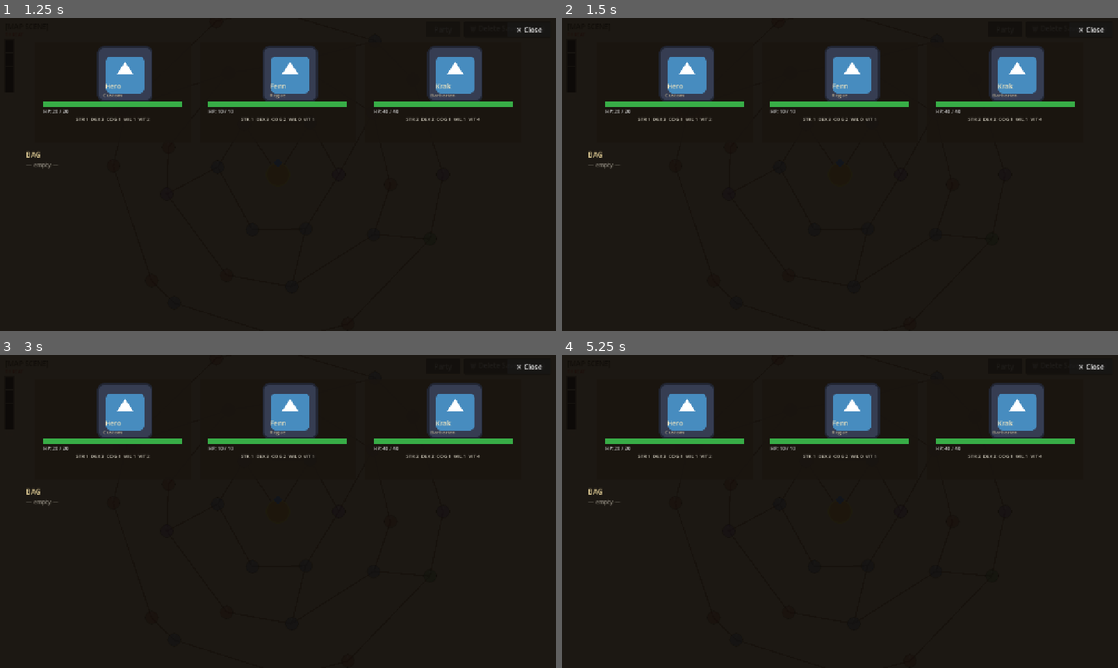
Above: before the commit, frames 1-4 (two rows, left to right).
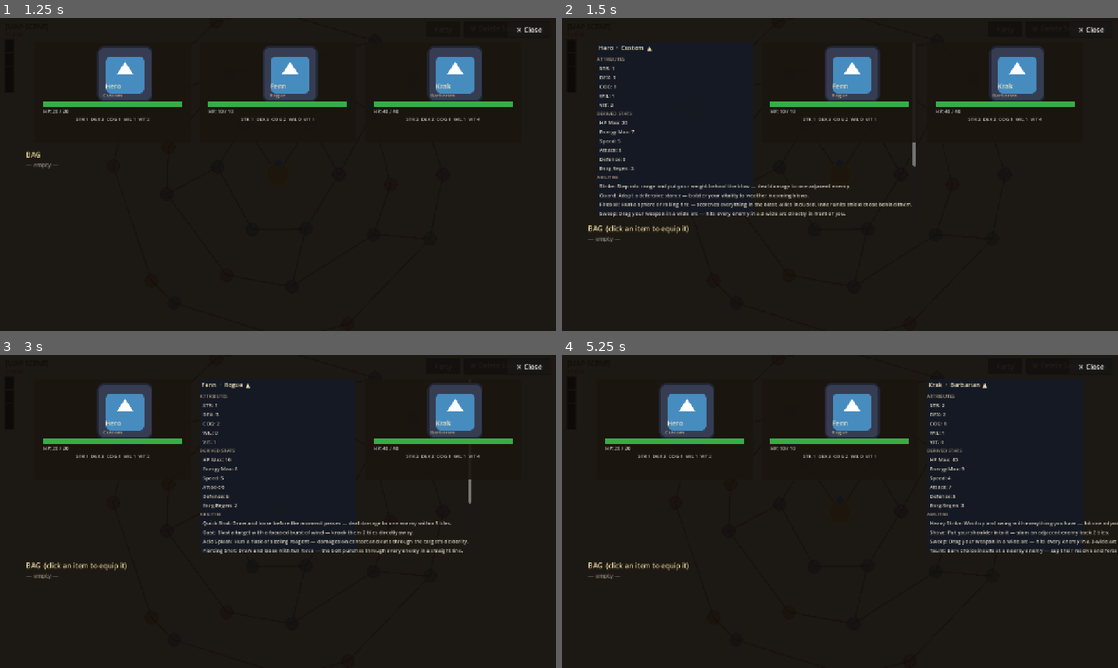
Above: after the commit, the same moments.

Repository: caleb-the-dev/RogueFinder
Game: Godot game, scene res://main.tscn
The game is run twice, just before and just after one commit, with the same random seed, the same clock (stepped at 60 frames per second) and the same inputs. The engine's default icon, where the game draws it, is replaced by a stand-in: a white triangle on a blue panel in a dark square.
Inputs (mouse positions are in pixels of both pictures, inside the frame that each line leads up to):
- Up to frame 1 (1.25 s): click "Party" at 0.5 s
- Up to frame 2 (1.5 s): click (673, 93) at 1.27 s
- Up to frame 3 (3 s): click "Party" (after the commit: "Hero · Custom ▲") at 2 s; click (278, 430) at 2.77 s
- Up to frame 4 (5.25 s): click "Party" (after the commit: "Fenn · Rogue ▲") at 3.5 s; click "★" at 4.25 s; click (1006, 430) at 5.02 s

Frame 1 is identical in both runs. In frame 2, 4.6% of the frame differs, in the area x 4-64%, y 8-72%; in frame 3, 4.6%; in frame 4, 4.2%.

Commit message:
feat(ui): party sheet slice 6 — detail pane + equip/unequip
Clicking a party card now expands it to a scrollable detail pane showing
all 5 base attributes, 6 derived stats, 4 ability slots, 3 equipment slot
buttons, and 1 consumable slot button. Inventory bag items become equip
buttons when a living member's pane is open; equip displaces the current
occupant back to bag. Clicking a filled slot unequips back to bag. Dead
members show the detail read-only (buttons disabled, pane greyed).

All mutations write directly to GameState.party[i]. Save is deferred to
the next map travel. _rebuild() is the sole re-render path.

Only file changed: rogue-finder/scripts/party/PartySheet.gd

Co-Authored-By: Claude Sonnet 4.6 <noreply@anthropic.com>

Diff:
--- a/rogue-finder/scripts/party/PartySheet.gd
+++ b/rogue-finder/scripts/party/PartySheet.gd
@@ -2,18 +2,22 @@
 extends CanvasLayer
 
 ## --- PartySheet ---
-## Full-screen read-only overlay showing party cards + inventory bag.
+## Full-screen overlay showing party cards + inventory bag.
 ## Opened from the "Party" button in MapManager UI chrome.
 ## Layer 20 — above map UI and combat UI (layer 15).
+## S21: cards are clickable; opens a detail pane with equip/unequip actions.
 
 const VIEWPORT_W: float  = 1280.0
 const VIEWPORT_H: float  = 720.0
 const CARD_W: float      = 360.0
 const CARD_H: float      = 230.0
+const DETAIL_H: float    = 400.0
 const PORTRAIT_SZ: float = 72.0
 const CARD_GAP: float    = 20.0
 
 var _content_root: Control = null
+## Index of the party member whose detail pane is open; -1 = none.
+var _detail_open: int = -1
 
 func _ready() -> void:
 	layer = 20
@@ -54,23 +58,33 @@
 	close_btn.pressed.connect(hide_sheet)
 	root.add_child(close_btn)
 
-	# Party cards — top half, 3 side-by-side
+	# Party cards — 3 side-by-side; one may expand to a detail pane
 	var total_w: float = 3.0 * CARD_W + 2.0 * CARD_GAP
 	var cards_left: float = (VIEWPORT_W - total_w) * 0.5
 	var cards_top: float  = 55.0
+	var section_h: float  = CARD_H
+
 	for i in range(3):
 		var member: CombatantData = GameState.party[i] if i < GameState.party.size() else null
 		var card_pos := Vector2(cards_left + float(i) * (CARD_W + CARD_GAP), cards_top)
-		_build_party_card(root, member, card_pos)
-
-	# Inventory — bottom half
-	var inv_top: float = cards_top + CARD_H + 18.0
+		if i == _detail_open:
+			_build_detail_pane(root, member, card_pos, i)
+			section_h = DETAIL_H
+		else:
+			_build_party_card(root, member, card_pos, i)
+
+	# Inventory — below the tallest section (card or detail pane)
+	var inv_top: float = cards_top + section_h + 18.0
+	# can_equip: inventory items act as equip buttons only for a living, open member
+	var can_equip: bool = _detail_open >= 0 \
+		and _detail_open < GameState.party.size() \
+		and not GameState.party[_detail_open].is_dead
 	_build_inventory(root, Vector2(60.0, inv_top),
-			Vector2(VIEWPORT_W - 120.0, VIEWPORT_H - inv_top - 16.0))
-
-## --- Party Card ---
-
-func _build_party_card(parent: Control, member: CombatantData, pos: Vector2) -> void:
+			Vector2(VIEWPORT_W - 120.0, VIEWPORT_H - inv_top - 16.0), can_equip)
+
+## --- Party Card (overview) ---
+
+func _build_party_card(parent: Control, member: CombatantData, pos: Vector2, idx: int) -> void:
 	var card := ColorRect.new()
 	card.color = Color(0.10, 0.08, 0.06, 0.90)
 	card.size = Vector2(CARD_W, CARD_H)
@@ -87,7 +101,7 @@
 
 	var y: float = 10.0
 
-	# Portrait — fall back to Godot icon (CombatantData.portrait is null on all current archetypes)
+	# Portrait — fall back to Godot icon
 	var portrait := TextureRect.new()
 	portrait.texture = member.portrait if member.portrait != null \
 			else (load("res://icon.svg") as Texture2D)
@@ -120,7 +134,7 @@
 	card.add_child(class_lbl)
 	y += 22.0
 
-	# HP bar track
+	# HP bar
 	var bar_w: float   = CARD_W - 40.0
 	var bar_h: float   = 12.0
 	var bar_x: float   = 20.0
@@ -164,7 +178,7 @@
 	attrs_lbl.add_theme_color_override("font_color", Color(0.80, 0.78, 0.72))
 	card.add_child(attrs_lbl)
 
-	# Dead state — grey card, add DEFEATED stamp to parent so it isn't greyed
+	# Dead state — grey card, DEFEATED stamp above the card
 	if member.is_dead:
 		card.modulate = Color(0.5, 0.5, 0.5, 1.0)
 		var stamp := Label.new()
@@ -176,11 +190,140 @@
 		stamp.add_theme_color_override("font_color", Color(0.72, 0.12, 0.08))
 		parent.add_child(stamp)
 
+	# Transparent click-catcher — on top of all card content, opens detail pane
+	var click_btn := Button.new()
+	click_btn.flat = true
+	click_btn.size = Vector2(CARD_W, CARD_H)
+	click_btn.position = Vector2.ZERO
+	click_btn.add_theme_stylebox_override("normal", StyleBoxEmpty.new())
+	click_btn.add_theme_stylebox_override("hover", StyleBoxEmpty.new())
+	click_btn.add_theme_stylebox_override("pressed", StyleBoxEmpty.new())
+	click_btn.add_theme_stylebox_override("focus", StyleBoxEmpty.new())
+	click_btn.pressed.connect(func(): _toggle_detail(idx))
+	card.add_child(click_btn)
+
+## --- Detail Pane (expanded card) ---
+
+func _build_detail_pane(parent: Control, member: CombatantData, pos: Vector2, idx: int) -> void:
+	var pane := ColorRect.new()
+	pane.color = Color(0.08, 0.10, 0.14, 0.95)
+	pane.size = Vector2(CARD_W, DETAIL_H)
+	pane.position = pos
+	parent.add_child(pane)
+
+	var is_dead: bool = member != null and member.is_dead
+
+	if is_dead:
+		pane.modulate = Color(0.5, 0.5, 0.5, 1.0)
+
+	# Scrollable content
+	var scroll := ScrollContainer.new()
+	scroll.size = Vector2(CARD_W, DETAIL_H)
+	scroll.horizontal_scroll_mode = ScrollContainer.SCROLL_MODE_DISABLED
+	scroll.vertical_scroll_mode = ScrollContainer.SCROLL_MODE_AUTO
+	pane.add_child(scroll)
+
+	var vbox := VBoxContainer.new()
+	vbox.size_flags_horizontal = Control.SIZE_EXPAND_FILL
+	# 6px narrower than pane to leave room for the scrollbar
+	vbox.custom_minimum_size = Vector2(CARD_W - 6.0, 0.0)
+	scroll.add_child(vbox)
+
+	# Header — click to collapse
+	var header_btn := Button.new()
+	header_btn.text = "%s  ·  %s  ▲" % [member.character_name, member.unit_class]
+	header_btn.flat = true
+	header_btn.alignment = HORIZONTAL_ALIGNMENT_LEFT
+	header_btn.custom_minimum_size = Vector2(CARD_W - 6.0, 28.0)
+	header_btn.add_theme_font_size_override("font_size", 14)
+	header_btn.add_theme_color_override("font_color", Color(0.95, 0.90, 0.75))
+	header_btn.pressed.connect(func(): _toggle_detail(idx))
+	vbox.add_child(header_btn)
+
+	# --- Base Attributes ---
+	_detail_section(vbox, "ATTRIBUTES")
+	_detail_row(vbox, "STR", str(member.strength))
+	_detail_row(vbox, "DEX", str(member.dexterity))
+	_detail_row(vbox, "COG", str(member.cognition))
+	_detail_row(vbox, "WIL", str(member.willpower))
+	_detail_row(vbox, "VIT", str(member.vitality))
+
+	# --- Derived Stats ---
+	_detail_section(vbox, "DERIVED STATS")
+	_detail_row(vbox, "HP Max",      str(member.hp_max))
+	_detail_row(vbox, "Energy Max",  str(member.energy_max))
+	_detail_row(vbox, "Speed",       str(member.speed))
+	_detail_row(vbox, "Attack",      str(member.attack))
+	_detail_row(vbox, "Defense",     str(member.defense))
+	_detail_row(vbox, "Enrg Regen",  str(member.energy_regen))
+
+	# --- Abilities ---
+	_detail_section(vbox, "ABILITIES")
+	for ability_id: String in member.abilities:
+		if ability_id == "":
+			_detail_row(vbox, "—", "empty —")
+		else:
+			var ab: AbilityData = AbilityLibrary.get_ability(ability_id)
+			_detail_row(vbox, ab.ability_name, ab.description)
+
+	# --- Equipment slots ---
+	_detail_section(vbox, "EQUIPMENT")
+	var equip_defs: Array = [
+		["WEAPON",    member.weapon,     "weapon"],
+		["ARMOR",     member.armor,      "armor"],
+		["ACCESSORY", member.accessory,  "accessory"],
+	]
+	for slot_def: Array in equip_defs:
+		var slot_label: String     = slot_def[0]
+		var eq: EquipmentData      = slot_def[1]
+		var slot_field: String     = slot_def[2]
+		var slot_btn := Button.new()
+		if eq != null:
+			slot_btn.text = "%s: %s  %s" % [slot_label, eq.equipment_name, _bonuses_str(eq.stat_bonuses)]
+		else:
+			slot_btn.text = "%s: — unequipped —" % slot_label
+		slot_btn.alignment = HORIZONTAL_ALIGNMENT_LEFT
+		slot_btn.custom_minimum_size = Vector2(CARD_W - 16.0, 26.0)
+		slot_btn.add_theme_font_size_override("font_size", 12)
+		if is_dead or eq == null:
+			slot_btn.disabled = true
+		else:
+			slot_btn.pressed.connect(func(): _unequip_item(idx, slot_field))
+		vbox.add_child(slot_btn)
+
+	# --- Consumable slot ---
+	_detail_section(vbox, "CONSUMABLE")
+	var cons_btn := Button.new()
+	if member.consumable != "":
+		var cd: ConsumableData = ConsumableLibrary.get_consumable(member.consumable)
+		cons_btn.text = "%s  —  %s" % [cd.consumable_name, cd.description]
+	else:
+		cons_btn.text = "— none —"
+	cons_btn.alignment = HORIZONTAL_ALIGNMENT_LEFT
+	cons_btn.custom_minimum_size = Vector2(CARD_W - 16.0, 26.0)
+	cons_btn.add_theme_font_size_override("font_size", 12)
+	if is_dead or member.consumable == "":
+		cons_btn.disabled = true
+	else:
+		cons_btn.pressed.connect(func(): _unequip_consumable(idx))
+	vbox.add_child(cons_btn)
+
+	# DEFEATED stamp — added to parent so it renders above the greyed pane
+	if is_dead:
+		var stamp := Label.new()
+		stamp.text = "DEFEATED"
+		stamp.size = Vector2(CARD_W, 32.0)
+		stamp.position = pos + Vector2(0.0, (DETAIL_H - 32.0) * 0.5)
+		stamp.horizontal_alignment = HORIZONTAL_ALIGNMENT_CENTER
+		stamp.add_theme_font_size_override("font_size", 24)
+		stamp.add_theme_color_override("font_color", Color(0.72, 0.12, 0.08))
+		parent.add_child(stamp)
+
 ## --- Inventory ---
 
-func _build_inventory(parent: Control, pos: Vector2, size: Vector2) -> void:
+func _build_inventory(parent: Control, pos: Vector2, size: Vector2, can_equip: bool) -> void:
 	var header := Label.new()
-	header.text = "BAG"
+	header.text = "BAG" if not can_equip else "BAG  (click an item to equip it)"
 	header.position = pos
 	header.add_theme_font_size_override("font_size", 16)
 	header.add_theme_color_override("font_color", Color(0.90, 0.82, 0.60))
@@ -209,17 +352,128 @@
 		return
 
 	for item: Dictionary in inventory:
-		var row := Label.new()
-		row.add_theme_font_size_override("font_size", 13)
-		row.add_theme_color_override("font_color", Color(0.88, 0.85, 0.78))
+		var item_text: String
 		if item.get("item_type", "") == "equipment":
 			var eq: EquipmentData = EquipmentLibrary.get_equipment(item["id"])
-			row.text = "%s  %s  %s" % [item["name"], _slot_name(eq.slot), _bonuses_str(eq.stat_bonuses)]
+			item_text = "%s  [%s]  %s" % [item["name"], _slot_name(eq.slot), _bonuses_str(eq.stat_bonuses)]
 		else:
-			row.text = "%s  consumable  %s" % [item["name"], item.get("description", "")]
-		vbox.add_child(row)
-
-## --- Helpers ---
+			item_text = "%s  [consumable]  %s" % [item["name"], item.get("description", "")]
+
+		if can_equip:
+			var btn := Button.new()
+			btn.text = item_text
+			btn.alignment = HORIZONTAL_ALIGNMENT_LEFT
+			btn.add_theme_font_size_override("font_size", 13)
+			# Capture item by value for the closure
+			var captured: Dictionary = item
+			btn.pressed.connect(func(): _equip_from_inventory(captured))
+			vbox.add_child(btn)
+		else:
+			var row := Label.new()
+			row.text = item_text
+			row.add_theme_font_size_override("font_size", 13)
+			row.add_theme_color_override("font_color", Color(0.88, 0.85, 0.78))
+			vbox.add_child(row)
+
+## --- Equip / Unequip Actions ---
+
+func _toggle_detail(idx: int) -> void:
+	_detail_open = -1 if _detail_open == idx else idx
+	_rebuild()
+
+func _equip_from_inventory(item: Dictionary) -> void:
+	if _detail_open < 0 or _detail_open >= GameState.party.size():
+		return
+	var member: CombatantData = GameState.party[_detail_open]
+	if member.is_dead:
+		return
+
+	if item.get("item_type", "") == "equipment":
+		var eq: EquipmentData = EquipmentLibrary.get_equipment(item["id"])
+		# Displace whatever is in the target slot back to the bag
+		match eq.slot:
+			EquipmentData.Slot.WEAPON:
+				if member.weapon != null:
+					_push_equipment_to_bag(member.weapon)
+				member.weapon = eq
+			EquipmentData.Slot.ARMOR:
+				if member.armor != null:
+					_push_equipment_to_bag(member.armor)
+				member.armor = eq
+			EquipmentData.Slot.ACCESSORY:
+				if member.accessory != null:
+					_push_equipment_to_bag(member.accessory)
+				member.accessory = eq
+		GameState.remove_from_inventory(item["id"])
+
+	elif item.get("item_type", "") == "consumable":
+		# Return existing consumable to bag before replacing
+		if member.consumable != "":
+			_push_consumable_to_bag(member.consumable)
+		member.consumable = item["id"]
+		GameState.remove_from_inventory(item["id"])
+
+	_rebuild()
+
+func _unequip_item(member_idx: int, slot_field: String) -> void:
+	var member: CombatantData = GameState.party[member_idx]
+	var eq: EquipmentData
+	match slot_field:
+		"weapon":
+			eq = member.weapon
+			member.weapon = null
+		"armor":
+			eq = member.armor
+			member.armor = null
+		"accessory":
+			eq = member.accessory
+			member.accessory = null
+	if eq != null:
+		_push_equipment_to_bag(eq)
+	_rebuild()
+
+func _unequip_consumable(member_idx: int) -> void:
+	var member: CombatantData = GameState.party[member_idx]
+	_push_consumable_to_bag(member.consumable)
+	member.consumable = ""
+	_rebuild()
+
+## --- Inventory Push Helpers ---
+
+func _push_equipment_to_bag(eq: EquipmentData) -> void:
+	GameState.add_to_inventory({
+		"id":          eq.equipment_id,
+		"name":        eq.equipment_name,
+		"description": eq.description,
+		"item_type":   "equipment",
+	})
+
+func _push_consumable_to_bag(consumable_id: String) -> void:
+	var cd: ConsumableData = ConsumableLibrary.get_consumable(consumable_id)
+	GameState.add_to_inventory({
+		"id":          cd.consumable_id,
+		"name":        cd.consumable_name,
+		"description": cd.description,
+		"item_type":   "consumable",
+	})
+
+## --- Detail Pane Layout Helpers ---
+
+func _detail_section(vbox: VBoxContainer, text: String) -> void:
+	var lbl := Label.new()
+	lbl.text = text
+	lbl.add_theme_font_size_override("font_size", 11)
+	lbl.add_theme_color_override("font_color", Color(0.65, 0.60, 0.50))
+	vbox.add_child(lbl)
+
+func _detail_row(vbox: VBoxContainer, label: String, value: String) -> void:
+	var lbl := Label.new()
+	lbl.text = "  %s: %s" % [label, value]
+	lbl.add_theme_font_size_override("font_size", 12)
+	lbl.add_theme_color_override("font_color", Color(0.85, 0.82, 0.75))
+	vbox.add_child(lbl)
+
+## --- Shared Helpers ---
 
 func _slot_name(slot: int) -> String:
 	match slot:
Not shown, changed: docs/map_directories/map.md
Not shown, changed: docs/map_directories/map_scene.md
